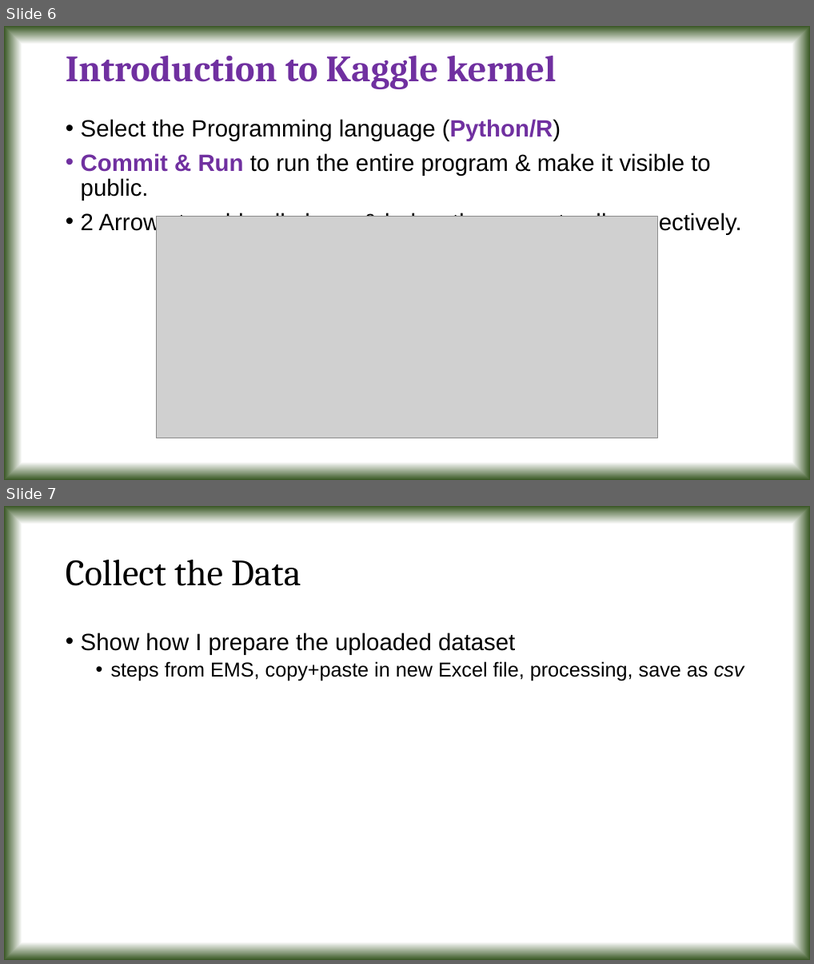
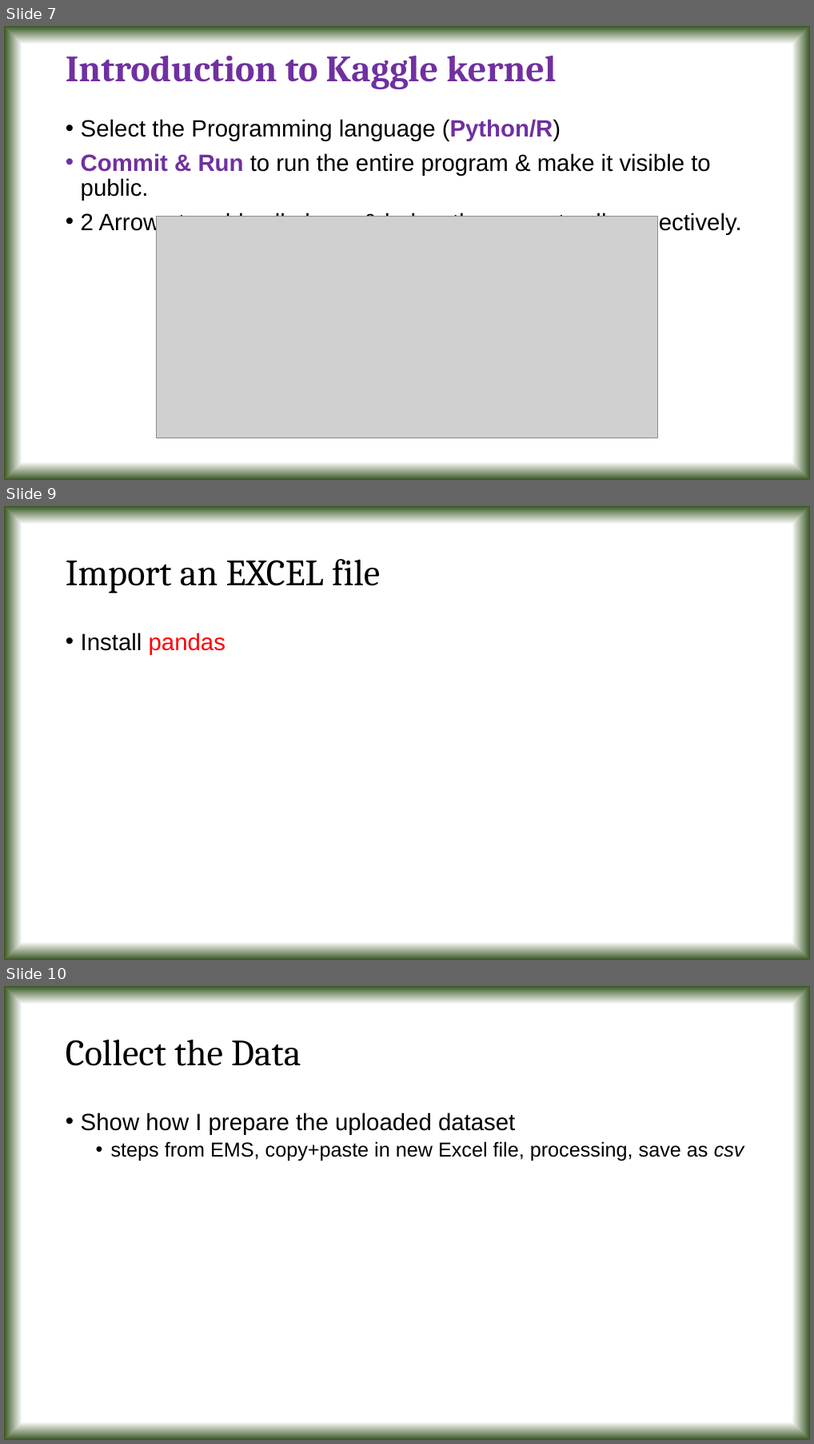
Before and after one commit to tanmoyie/Applied-Statistics, a slide deck: Projects & Dataset/Presentation on Python projects in Applied Statistics.pptx. Shown one above the other, each under a label of ours: slides 6 and 7 before the commit, slides 7, 9 and 10 after it; the slides between them are not shown. The pictures are 814x964 and 814x1444 pixels, drawn with LibreOffice and Linux fonts; fonts in the diff are those of the drawing; grey boxes stand for pictures. Boxes give left, top, right and bottom in pixels: in the first picture for what was removed or moved away, otherwise in the second. Text is boxed around its words. In the diff, an @@ line names an element or a change of style, - is before the commit and + after.

```diff
--- a/Projects & Dataset/Presentation on Python projects in Applied Statistics.pptx
+++ b/Projects & Dataset/Presentation on Python projects in Applied Statistics.pptx
@@ slide 9 added at (4,506,810,960), background gradient #FFFFFF to #385723 @@
@@ title added at (66,559,380,593), 44 pt, text #000000 @@
+Import an EXCEL file
@@ text added at (81,632,226,655), 28 pt, text #000000 @@
+• Install pandas
@@ what was slide 6 is now slide 7 @@
@@ what was slide 7 is now slide 10 @@
```
Also in this commit, not shown: 3 slides changed, 8 other slides added, 2 other files.
